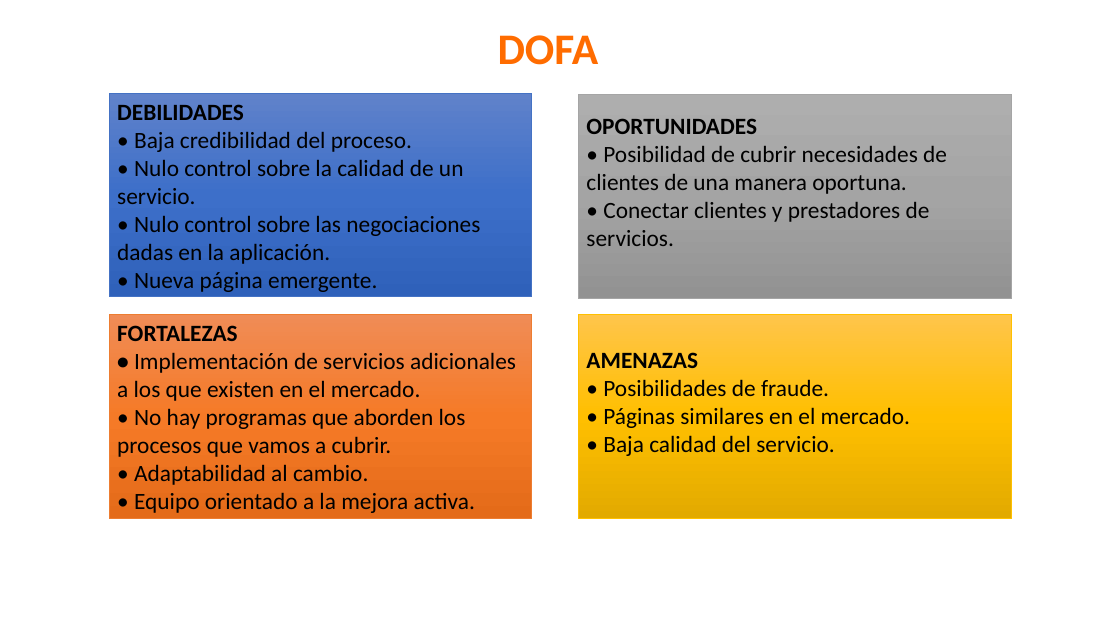
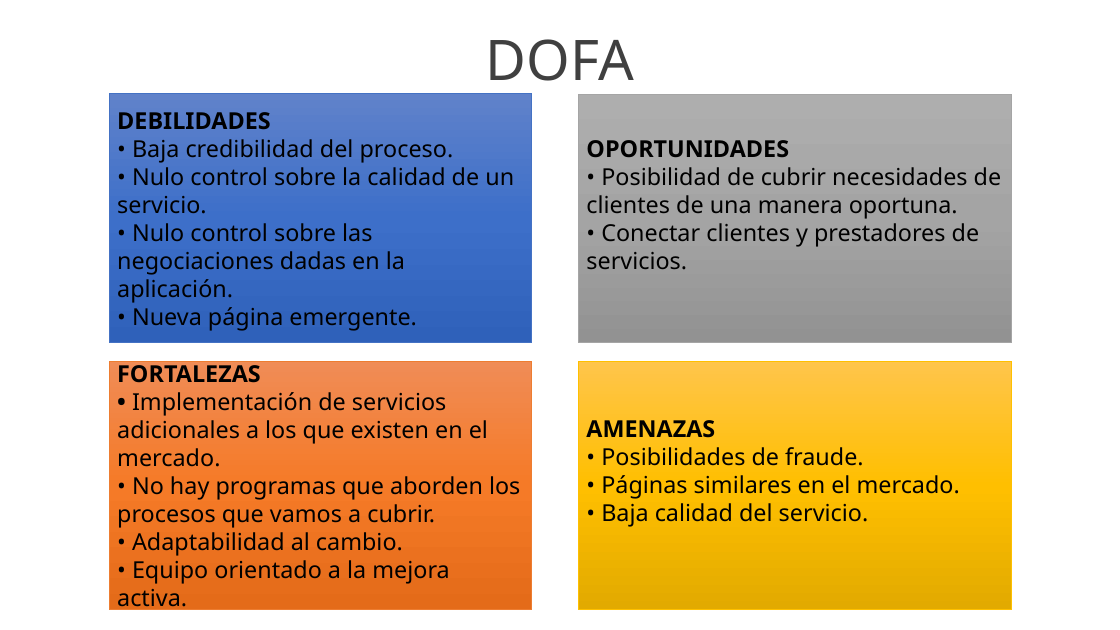
Before and after one commit to yeseniaquejada/SERVICE_MARKET, a slide deck: slide 7 of PROYECTO FORMATIVO.pptx. Drawn at 1120x630 pixels with LibreOffice and Linux fonts; fonts in the diff are those of the drawing; background and template pictures are left out. Boxes give left, top, right and bottom in pixels: in the first picture for what was removed or moved away, otherwise in the second. Text is boxed around its words. In the diff, an @@ line names an element or a change of style, - is before the commit and + after.

```diff
--- a/PROYECTO FORMATIVO.pptx
+++ b/PROYECTO FORMATIVO.pptx
@@ text "DOFA": place and size @@
-text "DOFA" at (498,35,599,65)
+text "DOFA" at (486,39,634,95)
@@ text "DOFA" at (486,39,634,95): size 37.3 to 48 pt, font Calibri to Noto Sans, text colour #FF6C00 to #404040, bold off @@
@@ rectangle "DEBILIDADES": place and size @@
-rectangle "DEBILIDADES" at (109,93,532,297)
+rectangle "DEBILIDADES" at (109,93,532,343)
@@ rectangle "OPORTUNIDADES": place and size @@
-rectangle "OPORTUNIDADES" at (578,95,1011,298)
+rectangle "OPORTUNIDADES" at (578,95,1011,343)
@@ rectangle "FORTALEZAS": place and size @@
-rectangle "FORTALEZAS" at (109,315,532,518)
+rectangle "FORTALEZAS" at (109,361,532,609)
@@ font Calibri to Noto Sans in 4 elements at (578,95,1011,343), (109,93,532,343), (109,361,532,609), (578,361,1011,609) @@
@@ rectangle "AMENAZAS": place and size @@
-rectangle "AMENAZAS" at (578,315,1011,518)
+rectangle "AMENAZAS" at (578,361,1011,609)
```
Also in this commit, not shown: 26 other slides changed, 2 slides added, 3 slides removed, 6 other files.
